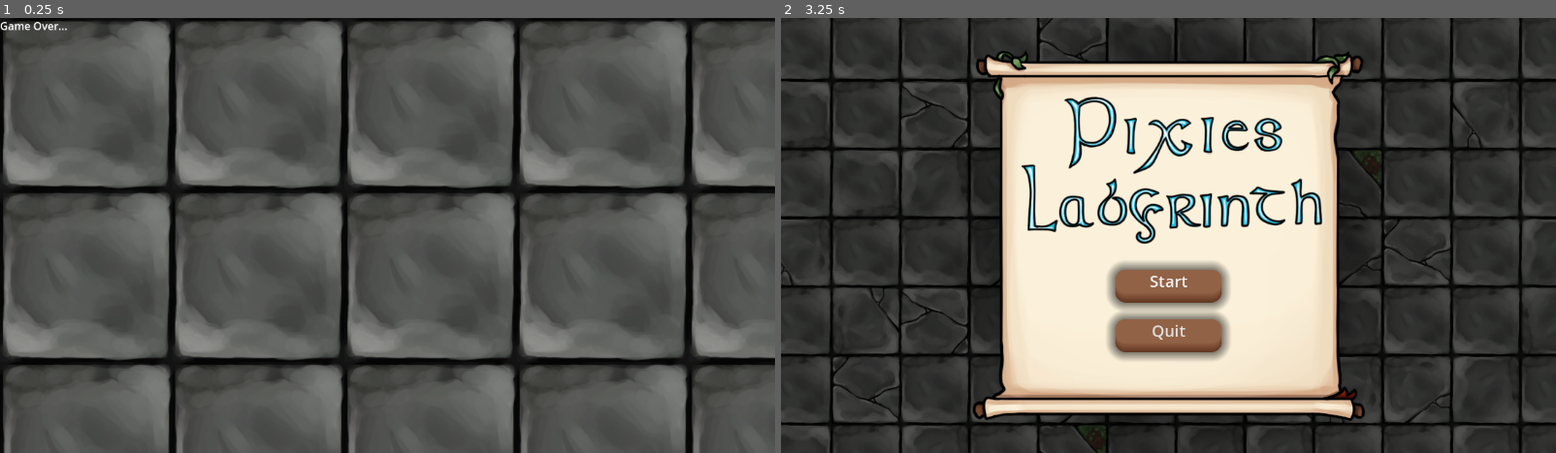
Above: before the commit, frames 1-2 (left to right).
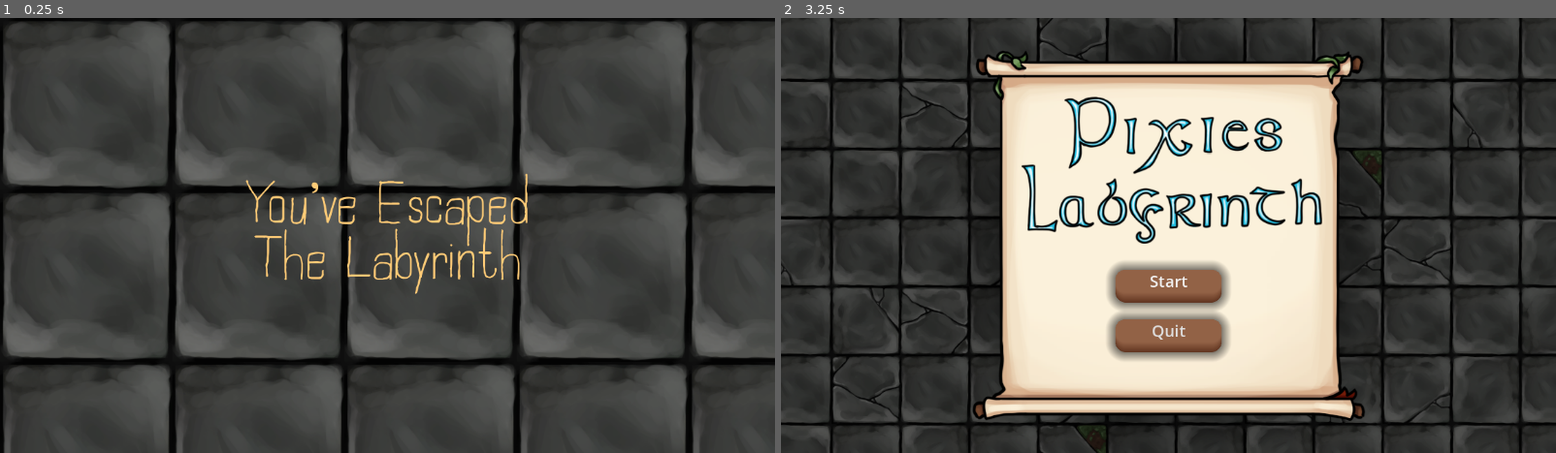
Above: after the commit, the same moments.

Repository: ajitrskul/Chillennium-Game-Jam-2025
Game: Godot game, scene res://scenes/goodbye_scene.tscn
Two runs of this game, one before a commit and one after it. Both use one fixed random seed, a clock stepped at 60 frames per second and the inputs below. This scene is started directly instead of the project's main scene. Video files are missing from this copy of the repository; at most half a second of black plays in their place.
Inputs:
- Up to frame 1 (0.25 s): no input
- Up to frame 2 (3.25 s): tap Enter at 0.5, 2 s; hold D (move_right) 0.53-1.28 s; hold F (interact) 0.53-1.28 s; tap Space at 1.25, 2.75 s; hold S (move_down) 1.28-2.03 s; tap 3 (swap_blue) at 1.35 s; hold D (move_right) 2.03-2.78 s; tap 2 (swap_red) at 2.1 s; hold W (move_up) from 2.78 s (still down); tap 1 (swap_yellow) at 2.85 s

The runs differ from the first frame. In frame 1, 28% of the frame differs, in the area x 0-100%, y 0-100%; in frame 2, nothing differs.

Commit message:
Update goodbye_scene.tscn

Diff:
--- a/chillennium-2025/scenes/goodbye_scene.tscn
+++ b/chillennium-2025/scenes/goodbye_scene.tscn
@@ -1,7 +1,9 @@
-[gd_scene load_steps=5 format=4 uid="uid://bkadba6mpmtjh"]
+[gd_scene load_steps=8 format=4 uid="uid://bu0dafpx5dxmi"]
 
 [ext_resource type="Texture2D" uid="uid://dvntudxnr08o6" path="res://assets/sprites/FloorTiles.png" id="1_i08ro"]
 [ext_resource type="Script" path="res://scenes/goodbye_scene.gd" id="1_idcq6"]
+[ext_resource type="FontFile" uid="uid://b5l0em8ifmkgn" path="res://assets/fonts/northampton.ttf" id="3_jaseb"]
+[ext_resource type="AudioStream" uid="uid://cbrelgmmodfan" path="res://assets/music/MainMenuSong.wav" id="4_qe8l7"]
 
 [sub_resource type="TileSetAtlasSource" id="TileSetAtlasSource_32dyc"]
 texture = ExtResource("1_i08ro")
@@ -1035,6 +1037,11 @@
 tile_size = Vector2i(256, 256)
 sources/2 = SubResource("TileSetAtlasSource_32dyc")
 
+[sub_resource type="Theme" id="Theme_qlgsb"]
+Label/colors/font_color = Color(1, 0.799257, 0.468336, 1)
+Label/font_sizes/font_size = 78
+Label/fonts/font = ExtResource("3_jaseb")
+
 [node name="GoodbyeScene" type="Control"]
 layout_mode = 3
 anchors_preset = 15
@@ -1045,17 +1052,36 @@
 script = ExtResource("1_idcq6")
 
 [node name="TileMapLayer" type="TileMapLayer" parent="."]
+modulate = Color(0.76662, 0.76662, 0.76662, 1)
+self_modulate = Color(0.982343, 0.982342, 0.982342, 1)
 tile_map_data = PackedByteArray("AAD6//n/AgABAAEAAAD6//r/AgABAAEAAAD6//v/AgABAAEAAAD6//z/AgABAAEAAAD6//3/AgABAAEAAAD6// …(31552 unchanged characters)…
 tile_set = SubResource("TileSet_73u44")
 
 [node name="Label" type="Label" parent="."]
-layout_mode = 0
-offset_right = 40.0
-offset_bottom = 23.0
-text = "Game Over..."
+layout_mode = 1
+anchors_preset = 8
+anchor_left = 0.5
+anchor_top = 0.5
+anchor_right = 0.5
+anchor_bottom = 0.5
+offset_left = -50.5
+offset_top = -11.5
+offset_right = 50.5
+offset_bottom = 11.5
+grow_horizontal = 2
+grow_vertical = 2
+theme = SubResource("Theme_qlgsb")
+text = "You've Escaped
+The Labyrinth"
+horizontal_alignment = 1
+vertical_alignment = 1
 
 [node name="Timer" type="Timer" parent="."]
 wait_time = 3.0
 autostart = true
 
+[node name="AudioStreamPlayer" type="AudioStreamPlayer" parent="."]
+stream = ExtResource("4_qe8l7")
+autoplay = true
+
 [connection signal="timeout" from="Timer" to="." method="_on_timer_timeout"]
